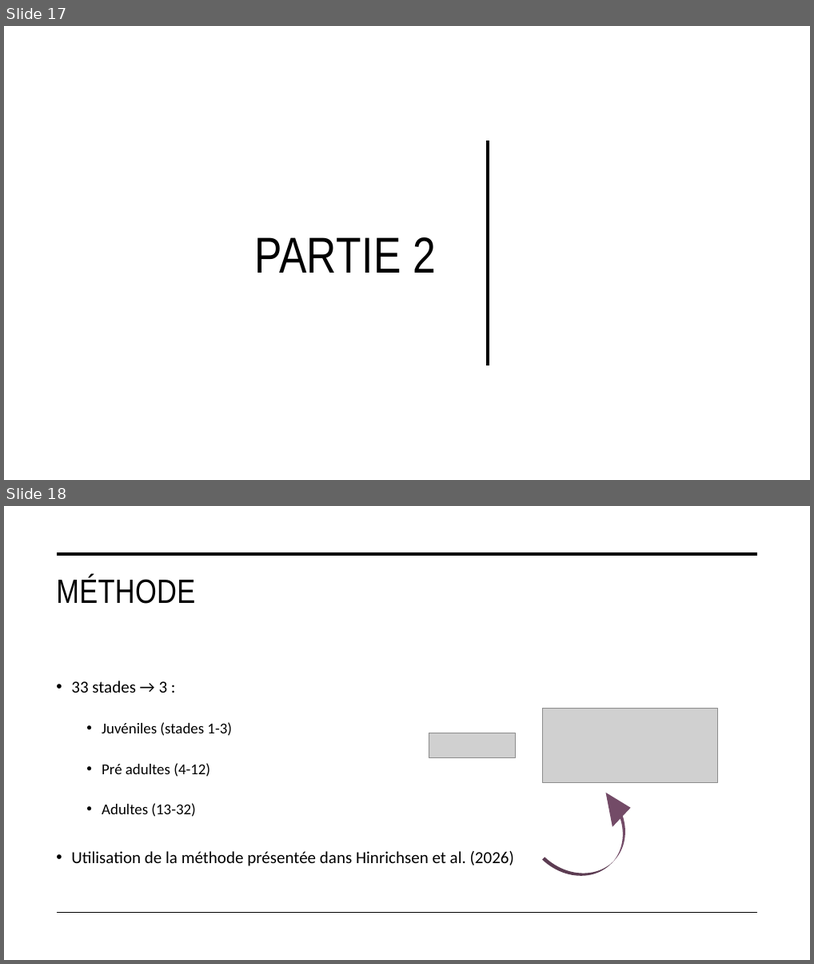
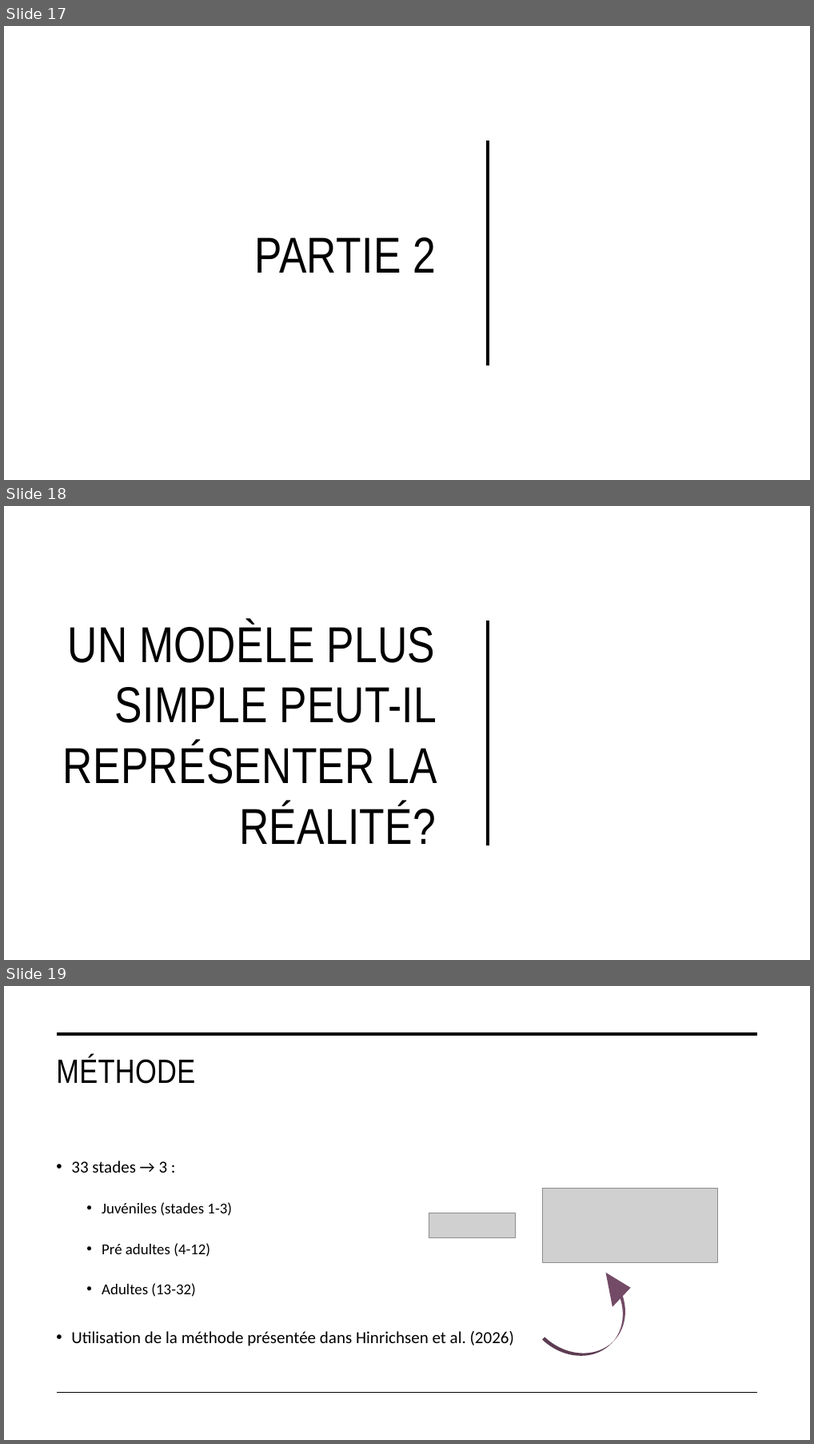
Before and after one commit to PlasseTristan/Projet_final, a slide deck: Rapport/Chevalier_cuivré.pptx. Shown one above the other, each under a label of ours: slides 17 and 18 before the commit, slides 17, 18 and 19 after it. The pictures are 814x964 and 814x1444 pixels, drawn with LibreOffice and Linux fonts; fonts in the diff are those of the drawing; grey boxes stand for pictures. Boxes give left, top, right and bottom in pixels: in the first picture for what was removed or moved away, otherwise in the second. Text is boxed around its words. In the diff, an @@ line names an element or a change of style, - is before the commit and + after.

```diff
--- a/Rapport/Chevalier_cuivré.pptx
+++ b/Rapport/Chevalier_cuivré.pptx
@@ slide 18 added at [4, 506, 810, 960], background #FFFFFF @@
@@ title added at [63, 621, 438, 844], 60 pt, text #000000 @@
+UN MODÈLE PLUS SIMPLE PEUT-IL REPRÉSENTER LA RÉALITÉ?
@@ line added from (488, 844) to (488, 621), #000000 3.5 pt @@
@@ what was slide 18 is now slide 19 @@
```
Also in this commit, not shown: 7 slides changed, 6 other slides added, 5 slides removed, 3 other files.
